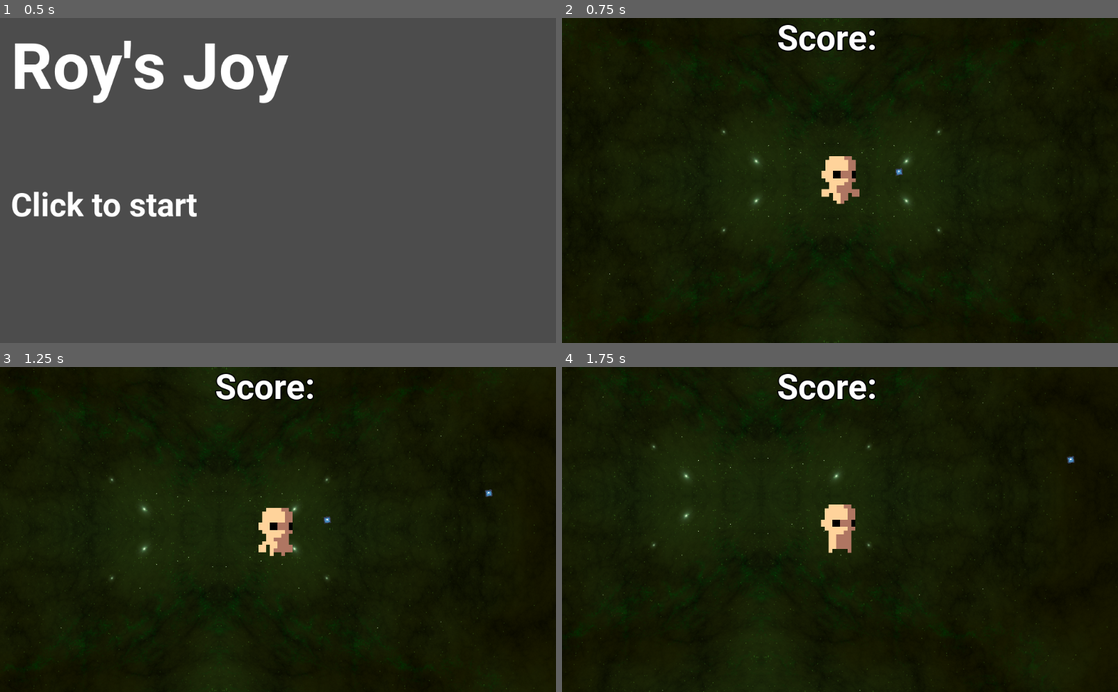
Above: before the commit, frames 1-4 (two rows, left to right).
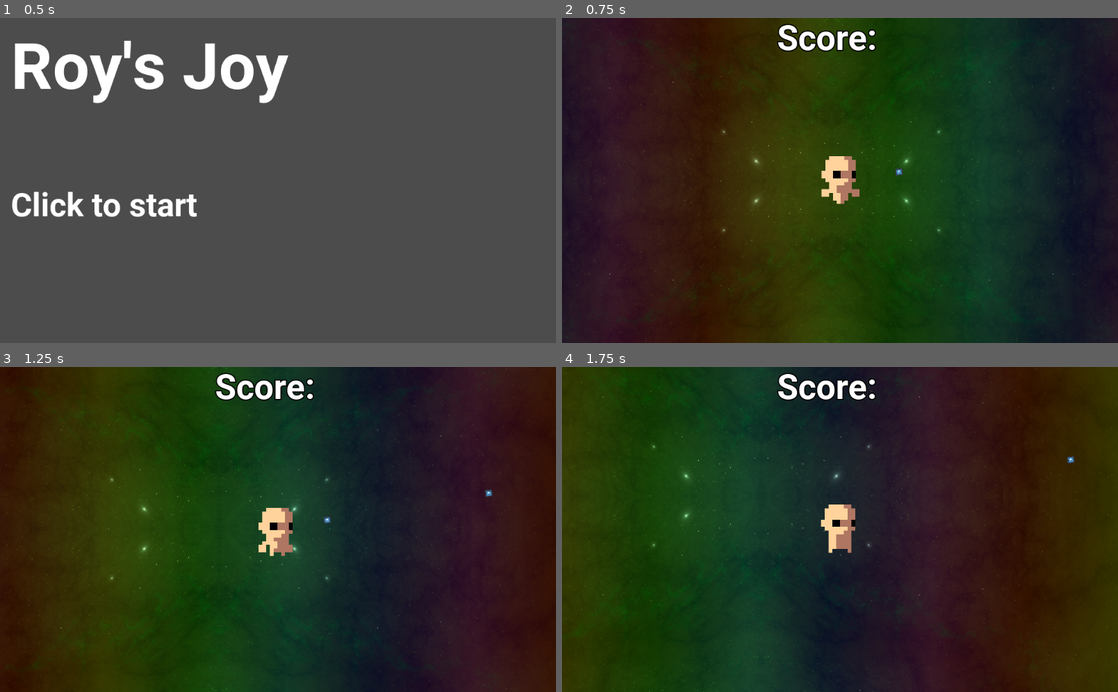
Above: after the commit, the same moments.

Repository: Jibby-Games/JibbyJam0
Game: Godot game, scene res://LaunchScreen.tscn
The game is run twice, just before and just after one commit, with the same random seed, the same clock (stepped at 60 frames per second) and the same inputs. The engine's default icon, where the game draws it, is replaced by a stand-in: a white triangle on a blue panel in a dark square.
Inputs (mouse positions are in pixels of both pictures, inside the frame that each line leads up to):
- Up to frame 1 (0.5 s): no input
- Up to frame 2 (0.75 s): tap Enter at 0.5 s; move the mouse to (962, 164) at 0.52 s; press the mouse at (962, 164) at 0.53 s; hold D (right) from 0.53 s (still down)
- Up to frame 3 (1.25 s): keep holding D (right)
- Up to frame 4 (1.75 s): move the mouse to (728, 545) at 1.27 s; release D (right) at 1.28 s; release the mouse at (728, 545) at 1.28 s; hold S (down) from 1.28 s (still down); click (728, 545) at 1.35 s

Frame 1 is identical in both runs. In frame 2, 98% of the frame differs, in the area x 0-100%, y 0-100%; in frame 3, 98%; in frame 4, 98%.

Commit message:
fix shader

Diff:
--- a/level.tscn
+++ b/level.tscn
@@ -13,19 +13,8 @@
 [sub_resource type="DynamicFont" id=2]
 size = 120
 
-[sub_resource type="DynamicFontData" id=5]
-font_path = "res://fonts/Roboto-Bold.ttf"
-
-[sub_resource type="DynamicFont" id=2]
-size = 120
-font_data = SubResource( 5 )
-
-[sub_resource type="DynamicFontData" id=3]
-font_path = "res://fonts/Roboto-Bold.ttf"
-
 [sub_resource type="DynamicFont" id=4]
 size = 60
-font_data = SubResource( 3 )
 
 [sub_resource type="DynamicFont" id=1]
 size = 64
@@ -68,9 +57,9 @@
 	COLOR = mix(color, vec4(rainbow, color.a), strength);
 }"
 
-[sub_resource type="ShaderMaterial" id=4]
-shader = SubResource( 3 )
-shader_param/strength = 0.183
+[sub_resource type="ShaderMaterial" id=6]
+shader = SubResource( 5 )
+shader_param/strength = 0.138
 shader_param/speed = 0.302
 shader_param/angle = 0.0
 
@@ -134,7 +123,7 @@
 motion_mirroring = Vector2( 2048, 2048 )
 
 [node name="Background" type="Sprite" parent="ParallaxBackground/ParallaxLayer"]
-material = SubResource( 4 )
+material = SubResource( 6 )
 texture = ExtResource( 9 )
 region_enabled = true
 region_rect = Rect2( 0, 0, 4096, 4096 )
Not shown: 2 places in level.tscn that only renumber resources
